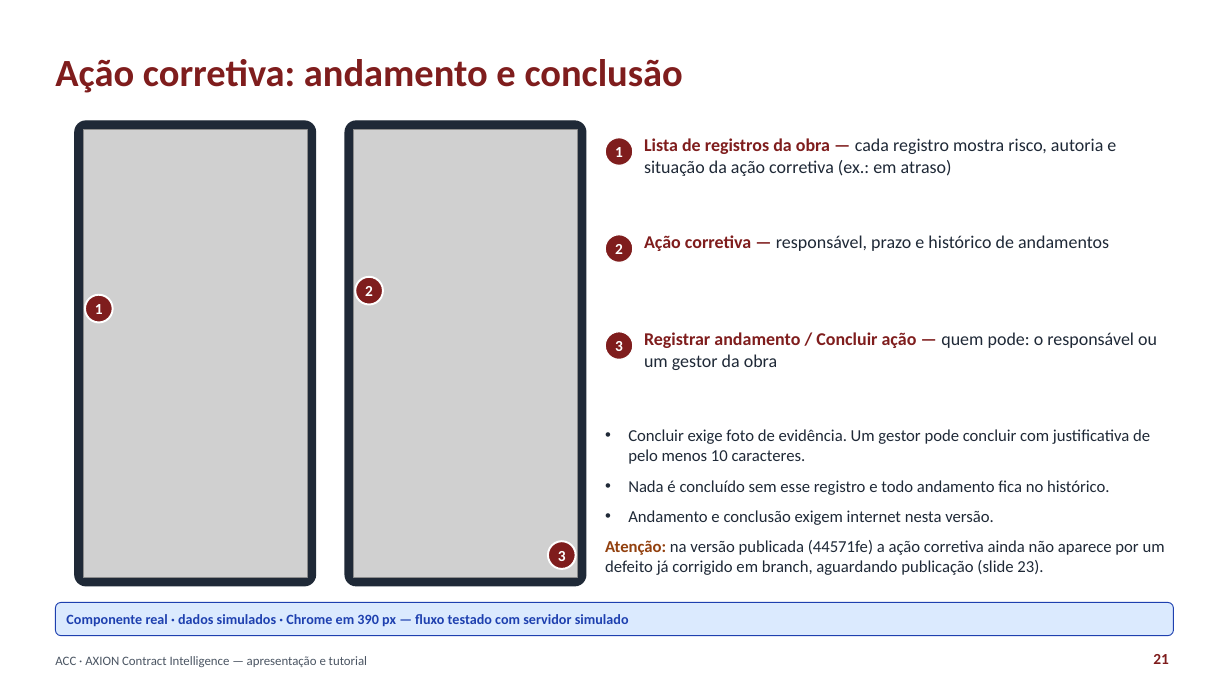
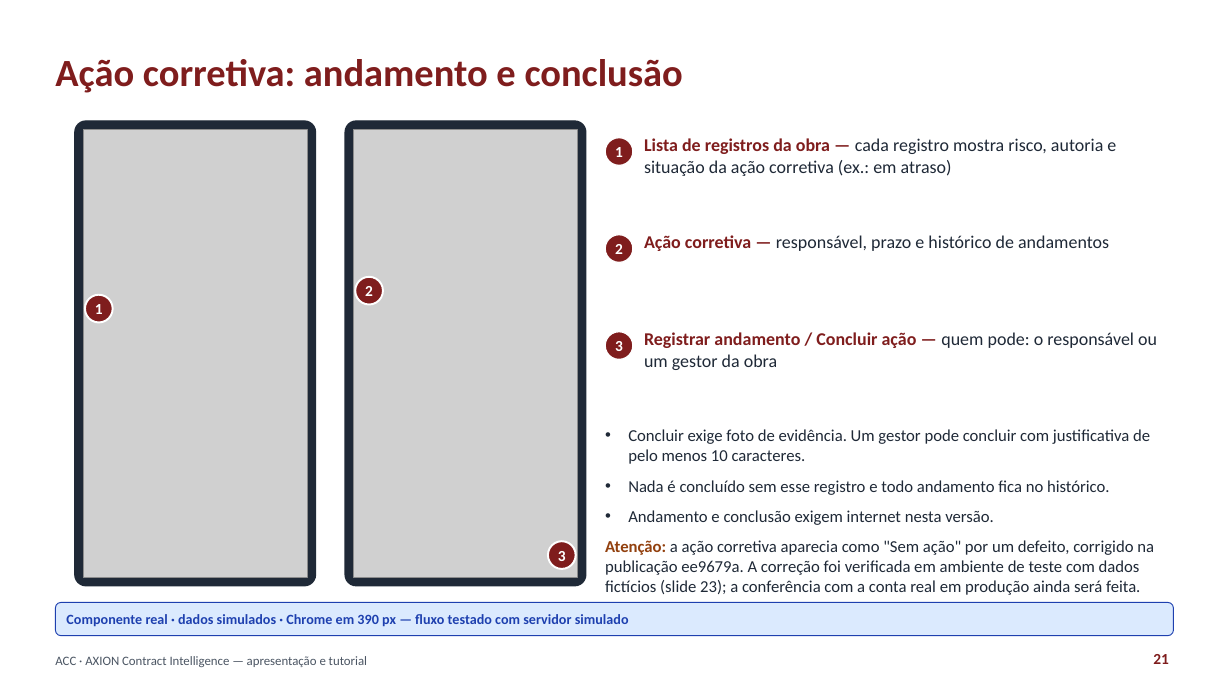
Before and after one commit to axionconstrucoes/axion-contract-intelligence, a slide deck: slide 21 of apps/web/content/tutorial/ACC-apresentacao-e-tutorial.pptx. Drawn at 1232x693 pixels with LibreOffice and Linux fonts; fonts in the diff are those of the drawing; grey boxes stand for pictures. Boxes give left, top, right and bottom in pixels: in the first picture for what was removed or moved away, otherwise in the second. Text is boxed around its words. In the diff, an @@ line names an element or a change of style, - is before the commit and + after.

```diff
--- a/apps/web/content/tutorial/ACC-apresentacao-e-tutorial.pptx
+++ b/apps/web/content/tutorial/ACC-apresentacao-e-tutorial.pptx
@@ text at bbox=[605, 540, 1154, 595]: text changed @@
-• Atenção: na versão publicada (44571fe) a ação corretiva ainda não aparece por um defeito já corrigido em branch, aguardando publicação (slide 23).
+• Atenção: a ação corretiva aparecia como "Sem ação" por um defeito, corrigido na publicação ee9679a. A correção foi verificada em ambiente de teste com dados fictícios (slide 23); a conferência com a conta real em produção ainda será feita.
```
Also in this commit, not shown: 5 other slides changed, 1 other file.
